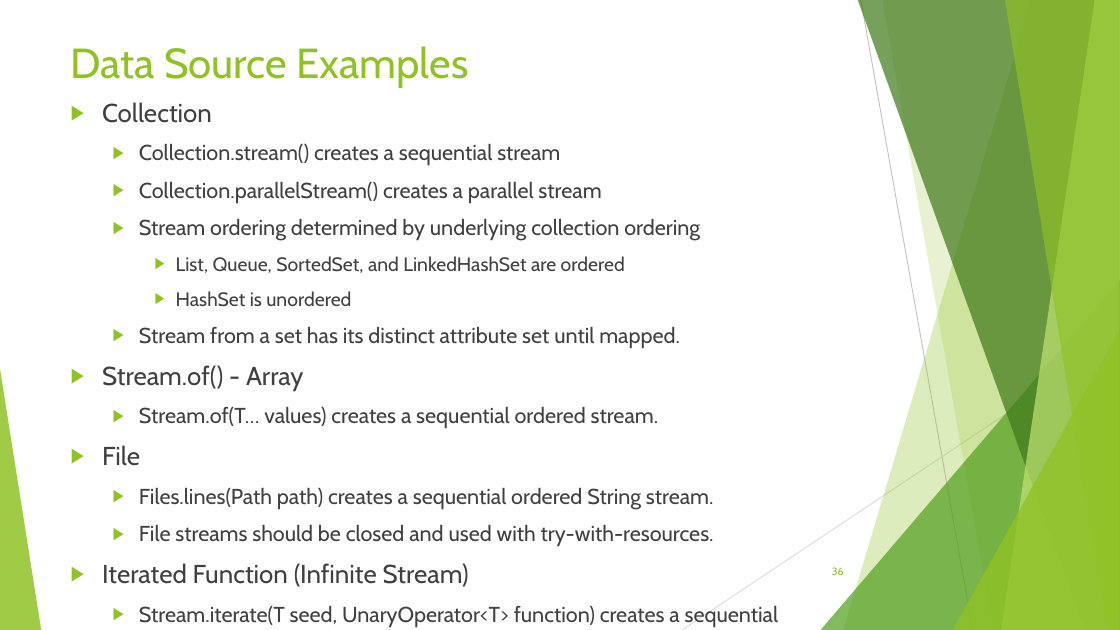
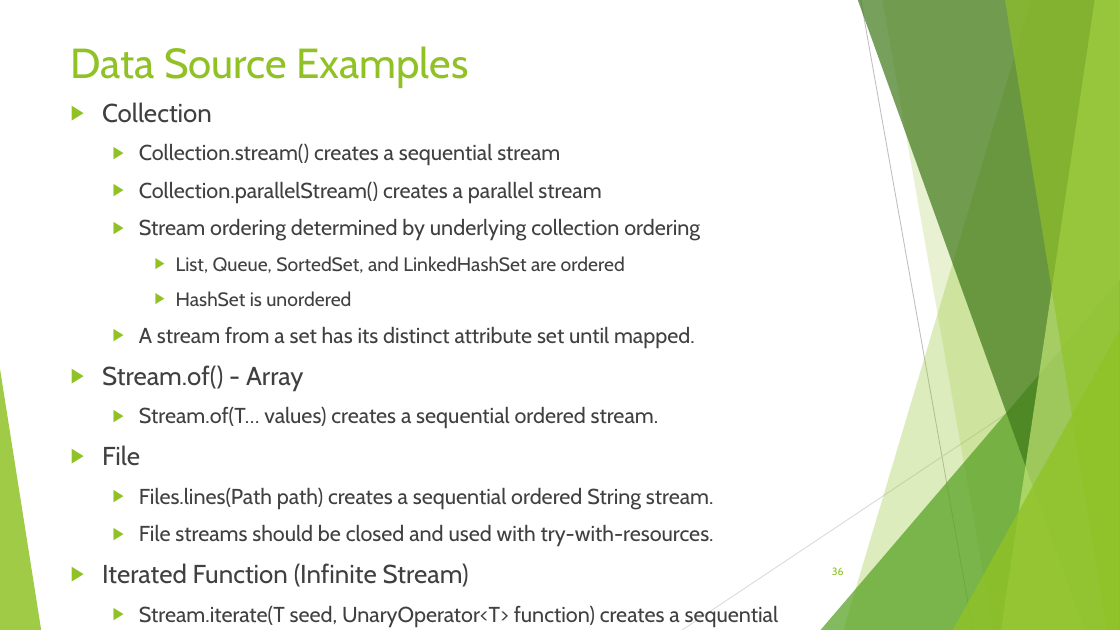
Before and after one commit to RichardRoda/2017-CodePaLOUsa-Lambda, a slide deck: slide 36 of Learning to Love the Lambda in the Stream.pptx. Drawn at 1120x630 pixels with LibreOffice and Linux fonts; fonts in the diff are those of the drawing. Boxes give left, top, right and bottom in pixels: in the first picture for what was removed or moved away, otherwise in the second. Text is boxed around its words. In the diff, an @@ line names an element or a change of style, - is before the commit and + after.

```diff
--- a/Learning to Love the Lambda in the Stream.pptx
+++ b/Learning to Love the Lambda in the Stream.pptx
@@ text at (139,327,695,349): text changed @@
-  ▶ Stream from a set has its distinct attribute set until mapped.
+  ▶ A stream from a set has its distinct attribute set until mapped.
```
Also in this commit, not shown: 8 other slides changed, 1 other file.
